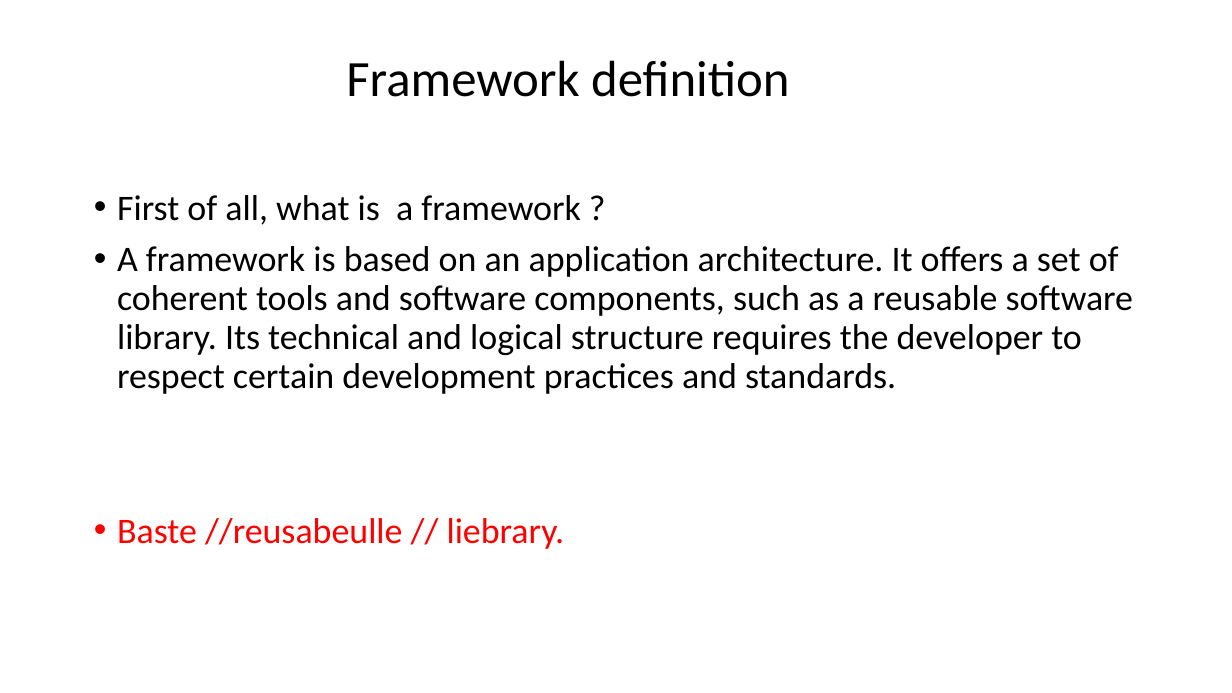
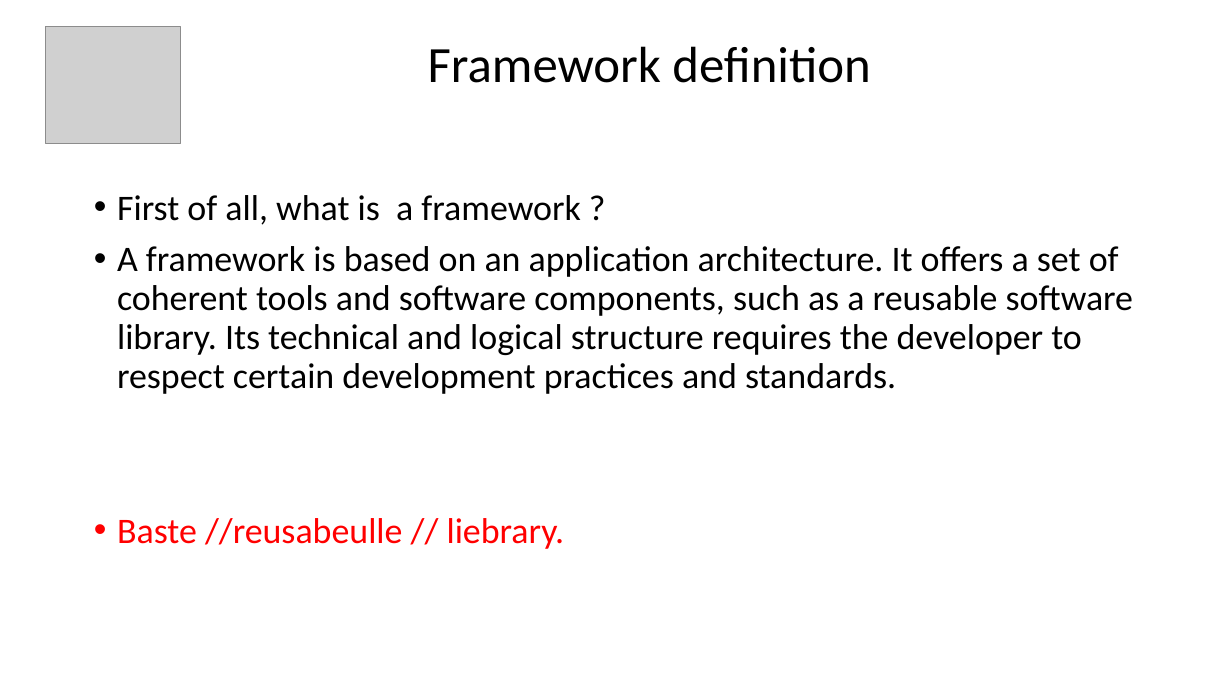
Before and after one commit to Philippe-Da-Costa/PowerPoint, a slide deck: slide 4 of presentation/What the Symfony.pptx. Drawn at 1232x693 pixels with LibreOffice and Linux fonts; fonts in the diff are those of the drawing; grey boxes stand for pictures; background and template pictures are left out. Boxes give left, top, right and bottom in pixels: in the first picture for what was removed or moved away, otherwise in the second. Text is boxed around its words. In the diff, an @@ line names an element or a change of style, - is before the commit and + after.

```diff
--- a/presentation/What the Symfony.pptx
+++ b/presentation/What the Symfony.pptx
@@ picture added at (x1=46, y1=26, x2=181, y2=143) @@
@@ title "Framework definition" moved from (x1=346, y1=60, x2=789, y2=97) to (x1=428, y1=46, x2=871, y2=83) @@
```
Also in this commit, not shown: 5 other slides changed, 5 slides added, 1 other file.
